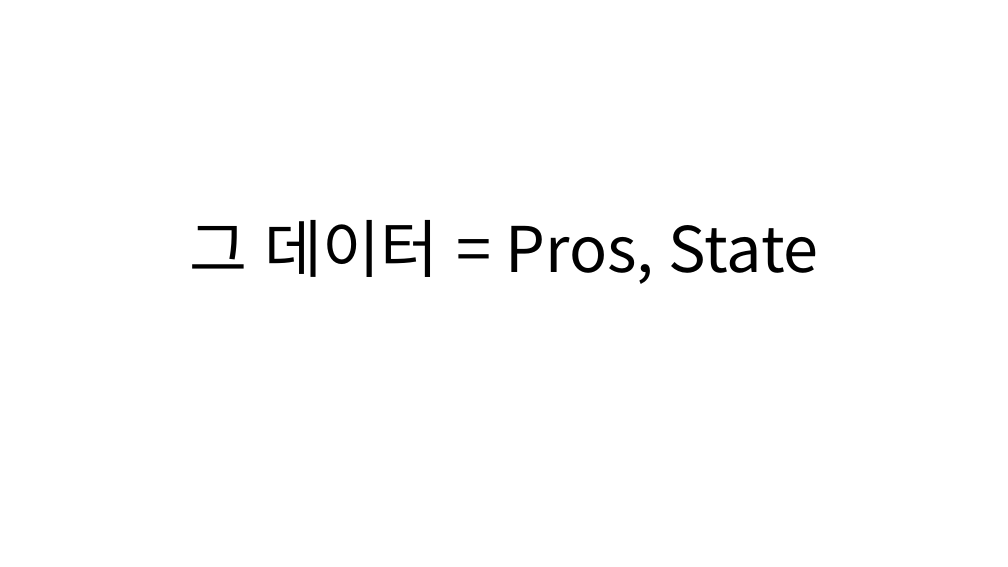
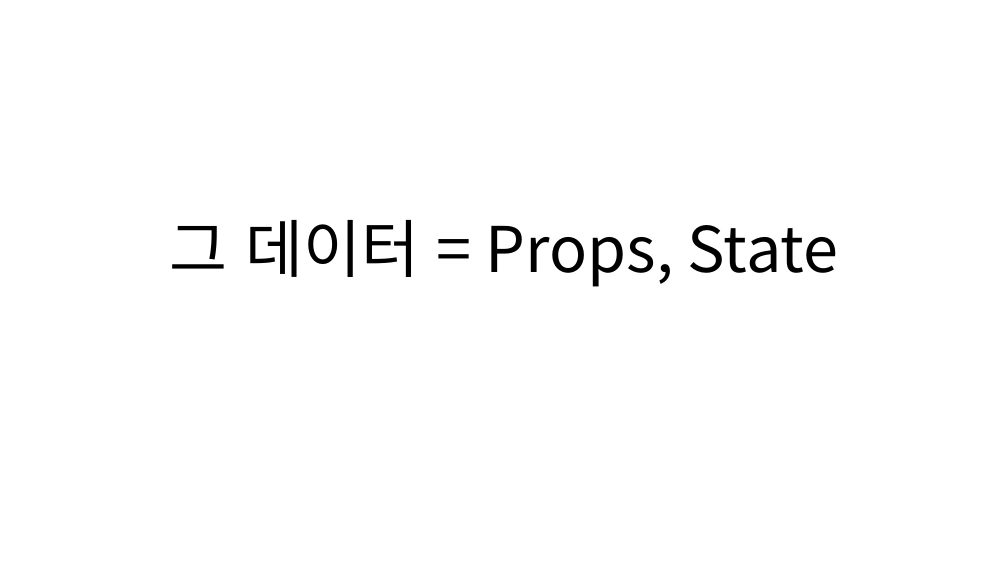
Before and after one commit to ctrl-z-won/Dev-Log, a slide deck: slide 7 of react/ctrlz2-0320.pptx. Drawn at 1008x567 pixels with LibreOffice and Linux fonts; fonts in the diff are those of the drawing. Boxes give left, top, right and bottom in pixels: in the first picture for what was removed or moved away, otherwise in the second. Text is boxed around its words. In the diff, an @@ line names an element or a change of style, - is before the commit and + after.

```diff
--- a/react/ctrlz2-0320.pptx
+++ b/react/ctrlz2-0320.pptx
@@ title at bbox=[170, 220, 838, 287]: text changed @@
-그 데이터 = Pros, State
+그 데이터 = Props, State
```
Also in this commit, not shown: 5 other slides changed, 1 slide removed, 9 other files.
